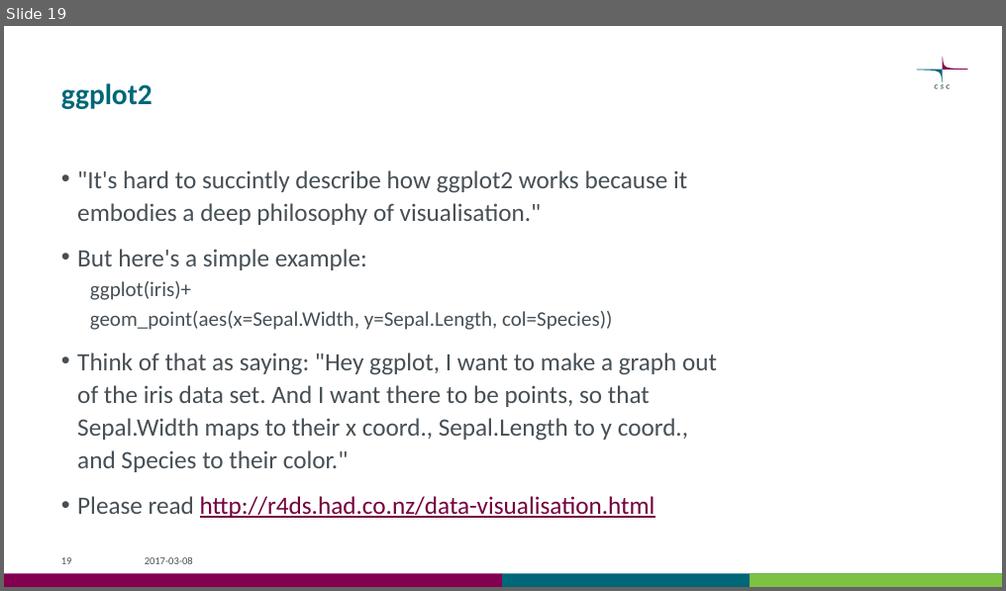
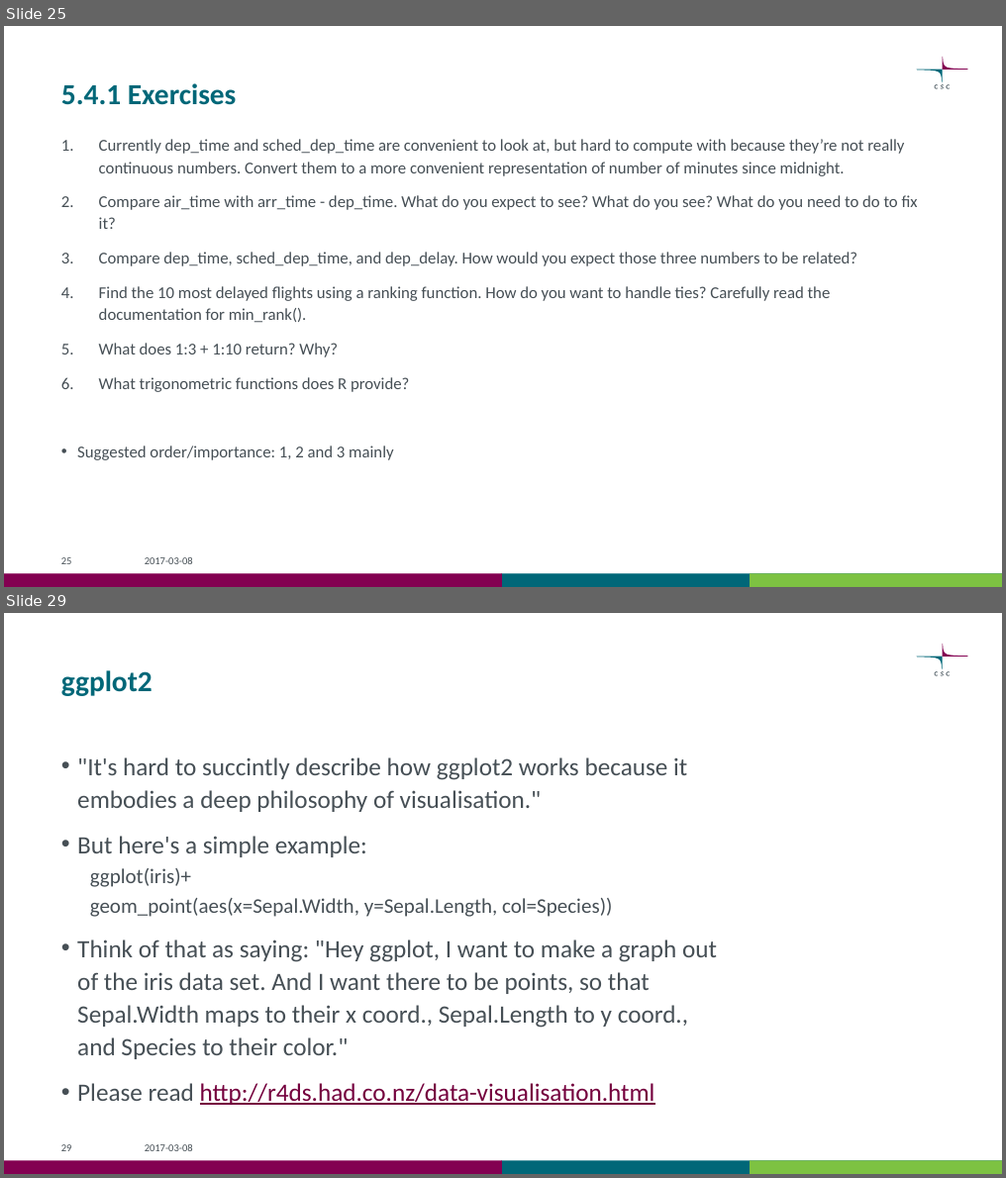
Before and after one commit to csc-training/wrangling-with-R, a slide deck: wrangling_with_r_bio18.pptx. Shown one above the other, each under a label of ours: slide 19 before the commit, slides 25 and 29 after it; the slides between them are not shown. The pictures are 1006x591 and 1006x1178 pixels, drawn with LibreOffice and Linux fonts; fonts in the diff are those of the drawing. Boxes give left, top, right and bottom in pixels: in the first picture for what was removed or moved away, otherwise in the second. Text is boxed around its words. In the diff, an @@ line names an element or a change of style, - is before the commit and + after.

```diff
--- a/wrangling_with_r_bio18.pptx
+++ b/wrangling_with_r_bio18.pptx
@@ slide 25 added at box(4, 26, 1002, 587), background #FFFFFF; not listed: 6 template elements that a slide beside it also shows @@
@@ title added at box(61, 83, 237, 105), 28 pt, text #006778, bold @@
+5.4.1 Exercises
@@ text added at box(77, 139, 918, 461), 16 pt, text #465055 @@
+1. Currently dep_time and sched_dep_time are convenient to look at, but hard to compute with because they’re not really continuous numbers. Convert them to a more convenient representation of number of minutes since midnight.
+2. Compare air_time with arr_time - dep_time. What do you expect to see? What do you see? What do you need to do to fix it?
+3. Compare dep_time, sched_dep_time, and dep_delay. How would you expect those three numbers to be related?
+4. Find the 10 most delayed flights using a ranking function. How do you want to handle ties? Carefully read the documentation for min_rank().
+5. What does 1:3 + 1:10 return? Why?
+6. What trigonometric functions does R provide?
+• Suggested order/importance: 1, 2 and 3 mainly
@@ page number added at box(61, 558, 72, 565), 10 pt, text #465055 @@
+25
@@ text added at box(145, 558, 193, 565), 10 pt, text #465055 @@
+2017-03-08
@@ what was slide 19 is now slide 29 @@
@@ page number at box(61, 1145, 72, 1152): text changed @@
-19
+29
```
Also in this commit, not shown: 1 slide changed, 9 other slides added, 1 other file.
